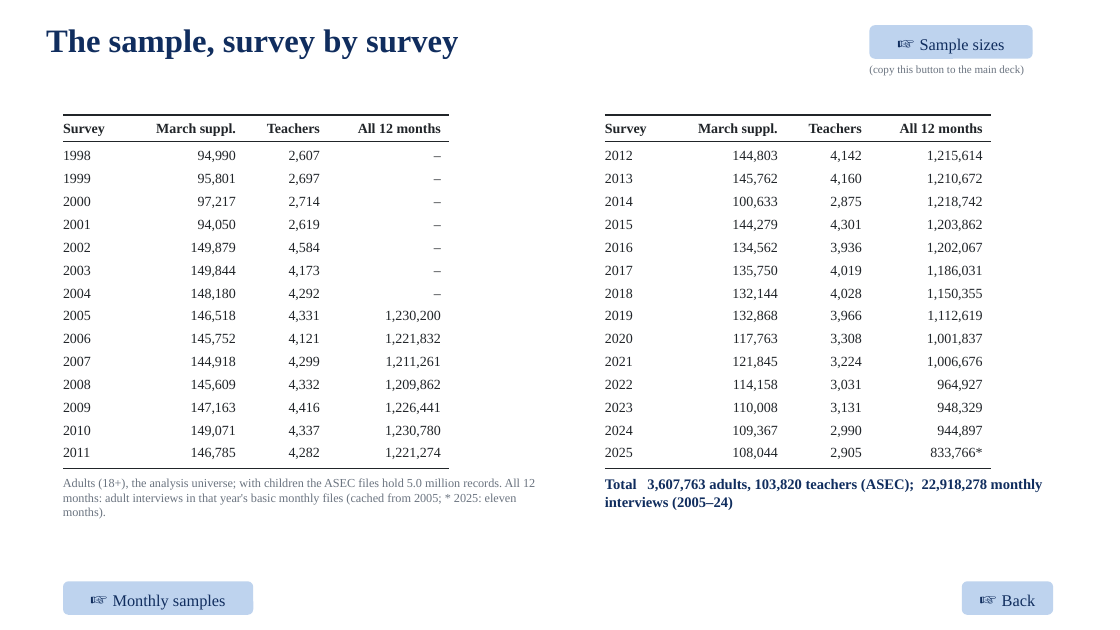
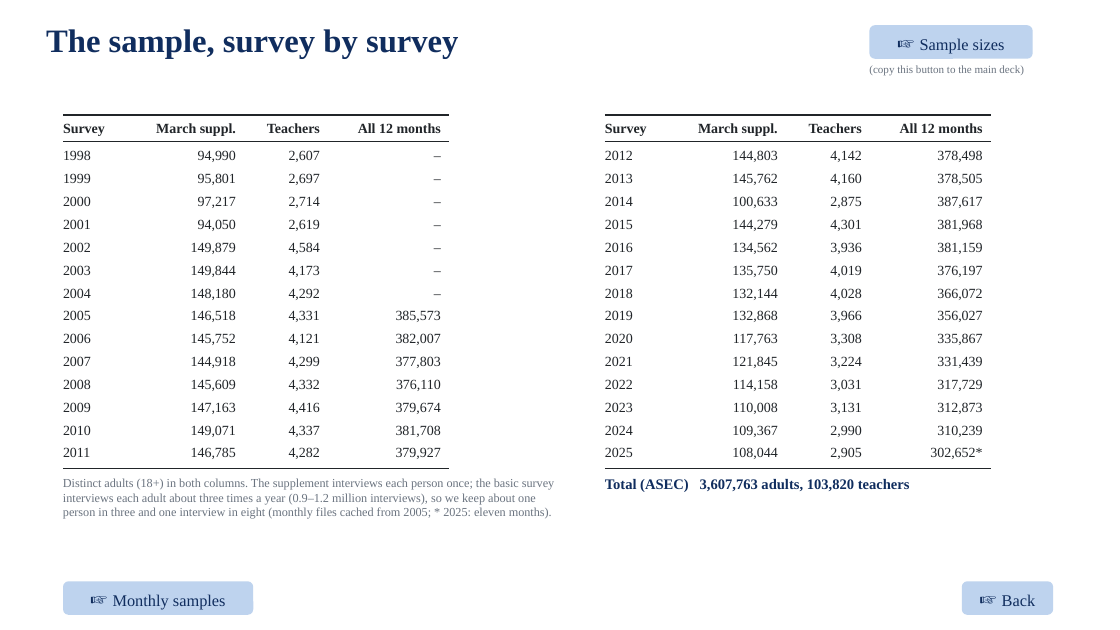
Before and after one commit to jedr1-ship-it/Alternative-Pathways----Quant, a slide deck: slide 1 of report/data_cluster/sample_sizes_slides.pptx. Drawn at 1120x630 pixels with LibreOffice and Linux fonts; fonts in the diff are those of the drawing. Boxes give left, top, right and bottom in pixels: in the first picture for what was removed or moved away, otherwise in the second. Text is boxed around its words. In the diff, an @@ line names an element or a change of style, - is before the commit and + after.

```diff
--- a/report/data_cluster/sample_sizes_slides.pptx
+++ b/report/data_cluster/sample_sizes_slides.pptx
@@ text at <box>937,150,982,162</box>: text changed @@
-1,215,614
+378,498
@@ text at <box>937,173,982,185</box>: text changed @@
-1,210,672
+378,505
@@ text at <box>937,196,982,208</box>: text changed @@
-1,218,742
+387,617
@@ text at <box>937,219,982,231</box>: text changed @@
-1,203,862
+381,968
@@ text at <box>937,242,982,254</box>: text changed @@
-1,202,067
+381,159
@@ text at <box>937,265,982,277</box>: text changed @@
-1,186,031
+376,197
@@ text at <box>937,288,982,300</box>: text changed @@
-1,150,355
+366,072
@@ text at <box>396,310,441,322</box>: text changed @@
-1,230,200
+385,573
@@ text at <box>937,310,982,322</box>: text changed @@
-1,112,619
+356,027
@@ text at <box>396,333,441,345</box>: text changed @@
-1,221,832
+382,007
@@ text at <box>396,356,441,368</box>: text changed @@
-1,211,261
+377,803
@@ text at <box>937,333,982,345</box>: text changed @@
-1,001,837
+335,867
@@ text at <box>937,356,982,368</box>: text changed @@
-1,006,676
+331,439
@@ text at <box>396,379,441,391</box>: text changed @@
-1,209,862
+376,110
@@ text at <box>937,379,982,391</box>: text changed @@
-964,927
+317,729
@@ text at <box>396,402,441,414</box>: text changed @@
-1,226,441
+379,674
@@ text at <box>937,402,982,414</box>: text changed @@
-948,329
+312,873
@@ text at <box>396,425,441,437</box>: text changed @@
-1,230,780
+381,708
@@ text at <box>396,447,441,459</box>: text changed @@
-1,221,274
+379,927
@@ text at <box>930,447,982,459</box>: text changed @@
-833,766*
+302,652*
@@ text at <box>937,425,982,437</box>: text changed @@
-944,897
+310,239
@@ text at <box>63,478,554,519</box>: text changed @@
-Adults (18+), the analysis universe; with children the ASEC files hold 5.0 million records. All 12 months: adult interviews in that year's basic monthly files (cached from 2005; * 2025: eleven months).
+Distinct adults (18+) in both columns. The supplement interviews each person once; the basic survey interviews each adult about three times a year (0.9–1.2 million interviews), so we keep about one person in three and one interview in eight (monthly files cached from 2005; * 2025: eleven months).
@@ text at <box>605,479,910,492</box>: text changed @@
-Total 3,607,763 adults, 103,820 teachers (ASEC); 22,918,278 monthly interviews (2005–24)
+Total (ASEC) 3,607,763 adults, 103,820 teachers
```
Also in this commit, not shown: 1 other file.
